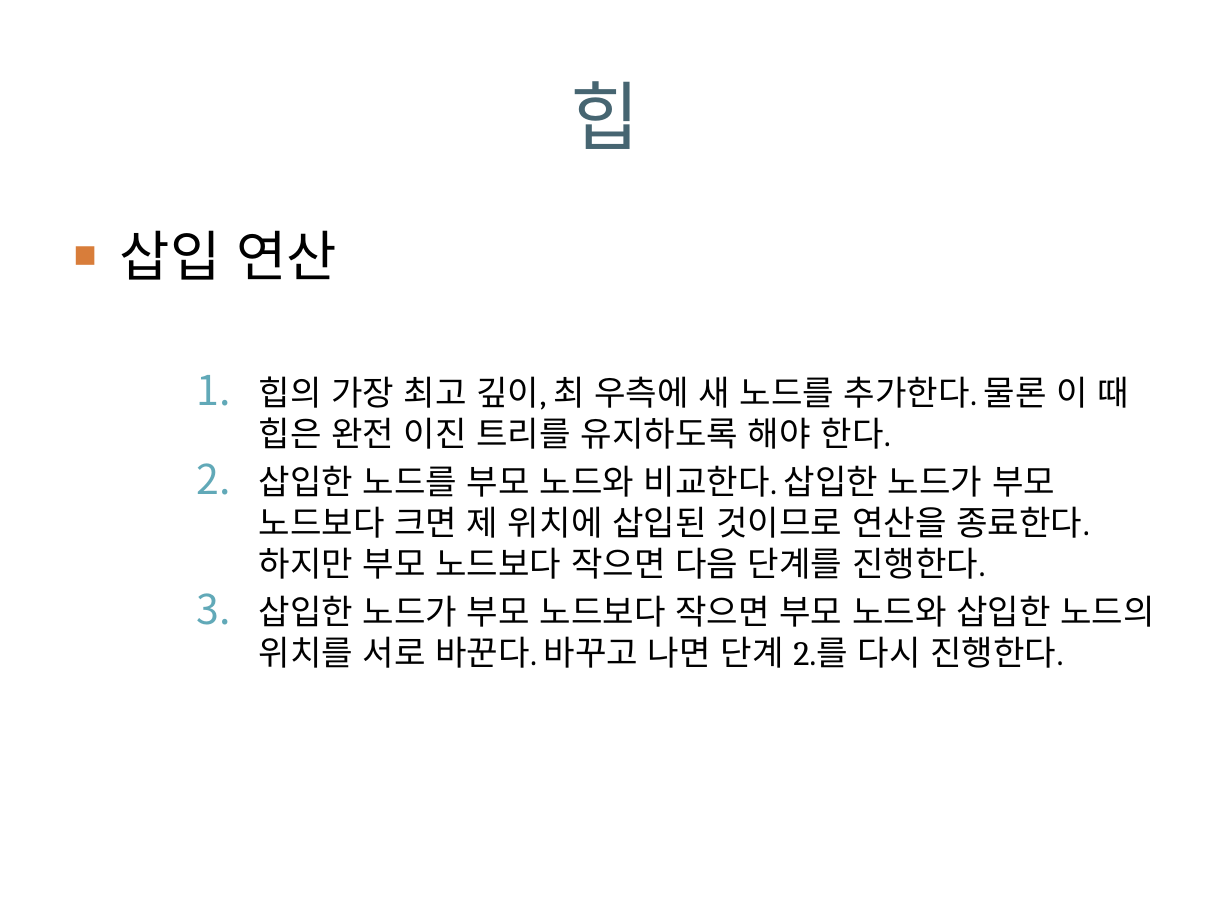
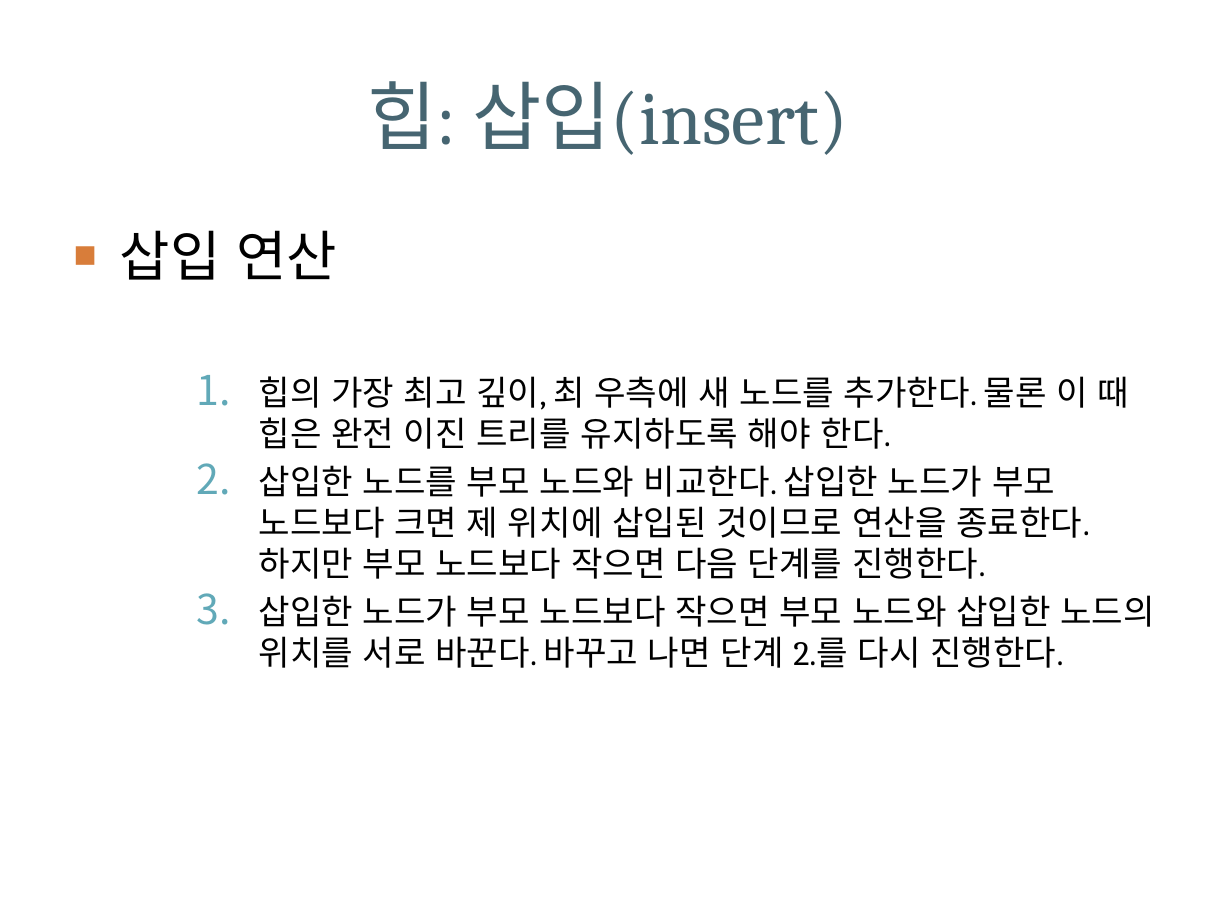
Before and after one commit to dknife/ProgrammingChallenges, a slide deck: slide 18 of LectureNotes/day2.pptx. Drawn at 1232x924 pixels with LibreOffice and Linux fonts; fonts in the diff are those of the drawing; background and template pictures are left out. Boxes give left, top, right and bottom in pixels: in the first picture for what was removed or moved away, otherwise in the second. Text is boxed around its words. In the diff, an @@ line names an element or a change of style, - is before the commit and + after.

```diff
--- a/LectureNotes/day2.pptx
+++ b/LectureNotes/day2.pptx
@@ title at (x1=367, y1=81, x2=848, y2=155): text changed @@
-힙
+힙: 삽입(insert)
```
Also in this commit, not shown: 8 other slides changed, 1 other file.
